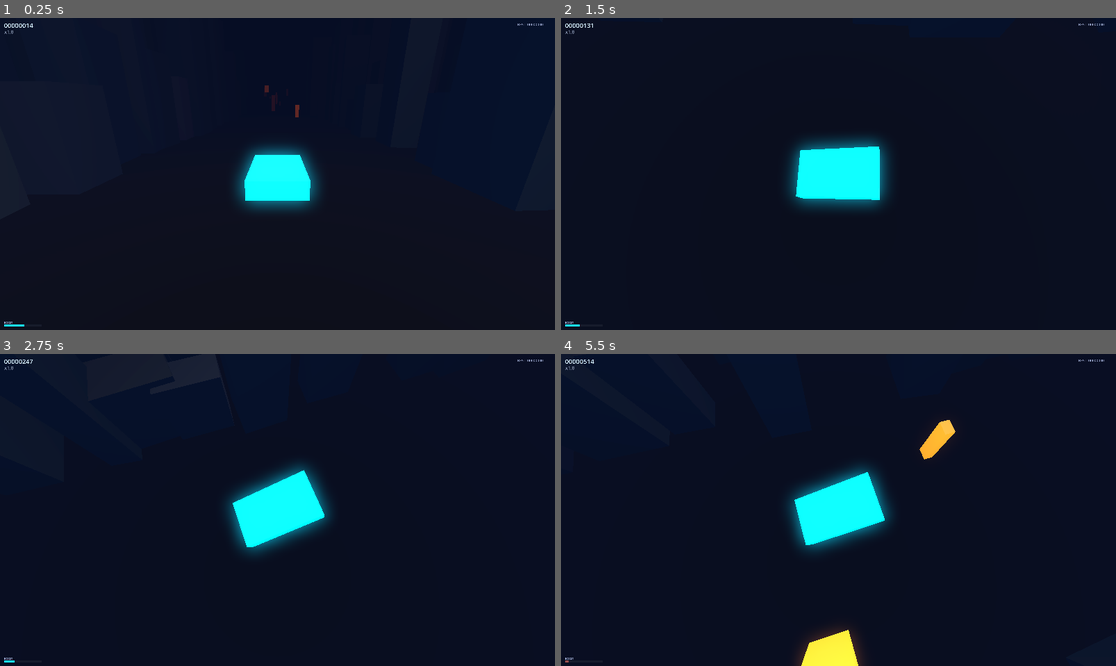
Above: before the commit, frames 1-4 (two rows, left to right).
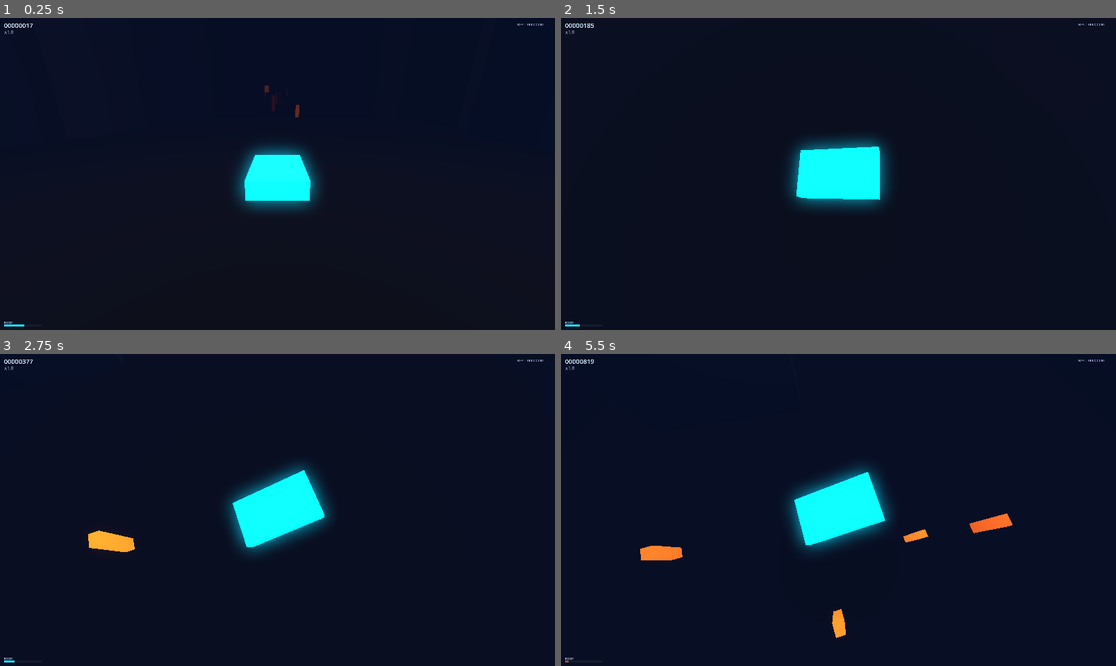
Above: after the commit, the same moments.

Repository: midas44/divepunk
Game: Godot game, scene res://scenes/main/Main.tscn
Same seed, same stepped clock (60 frames per second), same inputs: the game is played once before the commit and once after it.
Inputs (mouse positions are in pixels of both pictures, inside the frame that each line leads up to):
- Up to frame 1 (0.25 s): no input
- Up to frame 2 (1.5 s): move the mouse to (866, 174) at 0.52 s; hold Shift (boost) 0.53-1.28 s; hold W (steer_up) from 0.53 s (still down); tap Space at 0.77 s; move the mouse to (810, 174) at 1.27 s; tap Shift (boost) at 1.35 s
- Up to frame 3 (2.75 s): keep holding W (steer_up); tap Space at 1.52 s; move the mouse to (288, 503) at 2.02 s; hold Shift (boost) from 2.03 s (still down)
- Up to frame 4 (5.5 s): keep holding W (steer_up); move the mouse to (832, 516) at 2.77 s; release Shift (boost) at 2.78 s; tap Shift (boost) at 2.85, 4.35 s; tap Space at 3.02, 3.77, 4.52 s; move the mouse to (877, 513) at 3.52 s; hold Shift (boost) 3.53-4.28 s; move the mouse to (794, 506) at 4.27 s; move the mouse to (844, 510) at 5.02 s; hold Shift (boost) from 5.03 s (still down)

The runs differ from the first frame. In frame 1, less than 0.1% of the frame differs, in the area x 5-56%, y 1-49%; in frame 2, less than 0.1%; in frame 3, 0.4%; in frame 4, 2.3%, in the area x 4-82%, y 1-100%.

Commit message:
feat: debanding, deeper view, configurable corridor + richer speed model
Four playtest fixes:

1) Gradient banding: enable rendering debanding (anti_aliasing/quality/use_debanding) — dithers the dark fog/shading gradients so the shade-step borders disappear.

2) Tiny visible area / hard pop-out: draw distance chunks_ahead 6->14 (pool 16 chunks = 3200m) and fog_density 0.01->0.001, so the city is visible far out AND the streaming edge is veiled by fog instead of popping. Still one draw call per chunk.

3) Corridor too small + ceiling below the rooftops: new settings.cfg [corridor] half_width/ceiling/floor flow to BOTH the ship bounds (bound_x/bound_y_min/bound_y_max) and the building setback (ChunkManager.corridor_half_width -> CityChunk). Defaults 120 / 1700 / 4 suit scale 10: the tallest tower is ~1612m (130 * 1.24 outer-column * 10), so 1700 sits just above the roofs. Absolute metres — rule of thumb ceiling ~= 170*scale.

4) Speed variation too small + sharp boost drop: new settings.cfg [ship] base_speed/max_speed/boost_multiplier (70/220/2.4 — boosted top 528 vs old 288) and split boost easing into boost_in_rate (fast kick) vs boost_out_rate (slow ~0.43s half-life) via framerate-independent exp smoothing, so releasing boost bleeds speed off gradually instead of dropping it. game.gd._apply_ship_config pushes these before the ship enters the tree.

Verified headless: compiles, 240-frame run clean, zero error markers; a unit test confirms the new defaults, that the corridor bounds clamp to 120/1700/4 (checked arithmetically — global_position is unreliable in a headless SceneTree), and that boost-off decays gradually (half-life 0.433s).

Co-Authored-By: Claude Opus 4.8 (1M context) <noreply@anthropic.com>

Diff:
--- a/project.godot
+++ b/project.godot
@@ -37,3 +37,4 @@
 
 renderer/rendering_method="forward_plus"
 renderer/rendering_method.mobile="forward_plus"
+anti_aliasing/quality/use_debanding=true
--- a/scripts/chunk_manager.gd
+++ b/scripts/chunk_manager.gd
@@ -16,7 +16,7 @@
 
 @export_group("Streaming")
 @export var chunk_length: float = 200.0      ## metres per chunk (pushed down to each CityChunk)
-@export var chunks_ahead: int = 6            ## how many chunks to keep generated ahead of the ship
+@export var chunks_ahead: int = 14           ## chunks kept generated ahead of the ship (× chunk_length = draw distance)
 @export var chunks_behind: int = 1           ## how many to keep behind (so the player isn't on the edge)
 @export var builds_per_frame: int = 1        ## amortisation cap: max chunk (re)builds per frame
 
@@ -28,6 +28,9 @@
 
 @export_group("Scale")
 @export var world_scale: float = 2.0         ## enlarges the city (buildings) around the constant-size car; pushed to each chunk. 1.0 = original
+
+@export_group("Corridor")
+@export var corridor_half_width: float = 120.0  ## clear flyable half-width; pushed to each chunk so buildings set back to match the ship's bound_x
 
 @export_group("Debug")
 @export var log_streaming: bool = false      ## print spawn/recycle events to the console
@@ -70,6 +73,7 @@
 		var c := CityChunkScene.instantiate() as CityChunk
 		c.chunk_length = chunk_length
 		c.world_scale = world_scale
+		c.corridor_half_width = corridor_half_width
 		add_child(c)
 		_pool.append(c)
 
--- a/scripts/city_chunk.gd
+++ b/scripts/city_chunk.gd
@@ -23,7 +23,7 @@
 @export var chunk_length: float = 200.0          ## metres along -Z (ChunkManager keeps this in sync)
 
 @export_group("Corridor")
-@export var corridor_half_width: float = 70.0    ## clear flyable half-width (ship bound_x is 60)
+@export var corridor_half_width: float = 120.0   ## clear flyable half-width (set by ChunkManager from settings.cfg [corridor] half_width)
 
 @export_group("Buildings")
 @export var columns_per_side: int = 3            ## building rows stacked outward from the corridor
--- a/scripts/game.gd
+++ b/scripts/game.gd
@@ -67,6 +67,7 @@
 		_ship = CharacterBody3D.new()
 		_ship.name = "Ship"
 		_ship.set_script(ShipScript)   # set script BEFORE add_child so _ready() runs with it
+		_apply_ship_config(_ship)      # apply config exports BEFORE add_child so _ready() initialises with them
 		add_child(_ship)
 		_ship.global_position = Vector3(0.0, 30.0, 0.0)
 
@@ -95,6 +96,7 @@
 	_mgr.world_seed = int(_cfg_value("game", "seed", 0))
 	_mgr.log_streaming = bool(_cfg_value("debug", "log_streaming", false))
 	_mgr.world_scale = float(_cfg_value("game", "scale", 2.0))
+	_mgr.corridor_half_width = float(_cfg_value("corridor", "half_width", _mgr.corridor_half_width))
 	add_child(_mgr)
 	_mgr.set_target(_ship)
 
@@ -147,6 +149,21 @@
 	if cfg != null and cfg.has_method(&"get_value"):
 		return cfg.get_value(section, key, default)
 	return default
+
+
+## Pushes the config-driven ship tunables onto the ship before it enters the tree, so _ready()
+## initialises with them. The speed model lives in settings.cfg [ship]; the flyable corridor's
+## horizontal half-width and vertical floor/ceiling live in [corridor]. Each falls back to the
+## ship's own @export default when the key is absent.
+func _apply_ship_config(ship: CharacterBody3D) -> void:
+	ship.base_speed = float(_cfg_value("ship", "base_speed", ship.base_speed))
+	ship.max_speed = float(_cfg_value("ship", "max_speed", ship.max_speed))
+	ship.boost_multiplier = float(_cfg_value("ship", "boost_multiplier", ship.boost_multiplier))
+	ship.boost_in_rate = float(_cfg_value("ship", "boost_in_rate", ship.boost_in_rate))
+	ship.boost_out_rate = float(_cfg_value("ship", "boost_out_rate", ship.boost_out_rate))
+	ship.bound_x = float(_cfg_value("corridor", "half_width", ship.bound_x))
+	ship.bound_y_min = float(_cfg_value("corridor", "floor", ship.bound_y_min))
+	ship.bound_y_max = float(_cfg_value("corridor", "ceiling", ship.bound_y_max))
 
 
 func _ensure_environment() -> void:
--- a/scripts/ship.gd
+++ b/scripts/ship.gd
@@ -14,11 +14,12 @@
 ## ship around. The near-miss query (a slightly larger box, spec §7.5) lands in M3b.
 
 @export_group("Speed")
-@export var base_speed: float = 60.0        ## forward speed at the start of a run (m/s)
-@export var max_speed: float = 160.0        ## ceiling the run-ramp climbs toward (m/s)
+@export var base_speed: float = 70.0        ## forward speed at the start of a run (m/s)
+@export var max_speed: float = 220.0        ## ceiling the run-ramp climbs toward (m/s)
 @export var ramp_per_second: float = 1.5    ## how fast the speed floor grows over a run
-@export var boost_multiplier: float = 1.8   ## speed multiplier while boosting
-@export var boost_blend_rate: float = 6.0   ## how quickly boost eases in / out
+@export var boost_multiplier: float = 2.4   ## speed multiplier while boosting (bigger = more speed variation)
+@export var boost_in_rate: float = 7.0      ## how quickly boost eases IN when held (higher = snappier kick)
+@export var boost_out_rate: float = 1.6     ## how quickly boost eases OUT when released (lower = more gradual bleed-off, not a sharp drop)
 
 @export_group("Steering")
 @export var lateral_speed: float = 45.0     ## max sideways speed (m/s)
@@ -29,9 +30,9 @@
 @export var visual_lerp: float = 10.0       ## how fast the model banks / pitches
 
 @export_group("Corridor (half-extents from centre)")
-@export var bound_x: float = 60.0
-@export var bound_y_min: float = 4.0
-@export var bound_y_max: float = 90.0
+@export var bound_x: float = 120.0          ## horizontal half-width; set from settings.cfg [corridor] half_width
+@export var bound_y_min: float = 4.0        ## floor; settings.cfg [corridor] floor
+@export var bound_y_max: float = 1700.0     ## ceiling; settings.cfg [corridor] ceiling (set slightly above the rooftops)
 
 @export_group("Collision")
 @export var crash_size: Vector3 = Vector3(3.0, 1.0, 5.0)    ## crash hitbox (matches the ship body)
@@ -90,7 +91,11 @@
 		_boost_meter = maxf(0.0, _boost_meter - boost_drain * delta)
 	else:
 		_boost_meter = minf(boost_capacity, _boost_meter + boost_regen * delta)
-	_boost_blend = move_toward(_boost_blend, 1.0 if boosting else 0.0, boost_blend_rate * delta)
+	# Ease the boost blend with framerate-independent smoothing. The OUT rate is slower than the
+	# IN rate, so releasing boost bleeds the speed off gradually instead of dropping it sharply.
+	var blend_target: float = 1.0 if boosting else 0.0
+	var blend_rate: float = boost_in_rate if boosting else boost_out_rate
+	_boost_blend = lerpf(_boost_blend, blend_target, 1.0 - exp(-blend_rate * delta))
 	_forward_speed = _speed_floor * lerpf(1.0, boost_multiplier, _boost_blend)
 
 	# Smooth raw input toward target for a weighty-but-responsive feel (framerate independent).
--- a/settings/settings.cfg
+++ b/settings/settings.cfg
@@ -30,7 +30,37 @@
 ; World scale: enlarges the city (buildings) around the constant-size car.
 ;   1.0 = original size; 2.0 = double-size buildings (with matching spacing).
 ; The car, the flyable corridor, and flight feel are unchanged — only the city grows.
-scale=2.0
+scale=10.0
+
+[corridor]
+
+; The clear flyable tube the ship moves through (buildings sit just outside it).
+; All values are absolute metres. NOTE: building height scales with [game] scale, so if you
+; change scale, raise/lower `ceiling` to keep it just above the rooftops
+; (rough rule of thumb: ceiling ~= 170 * scale — that's a touch over the tallest tower).
+
+; Horizontal half-width (centre to each side wall).
+half_width=120.0
+
+; Vertical ceiling — set slightly ABOVE the city's tallest roofs so you can crest them.
+; (At scale 10 the tallest tower is ~1612 m, so 1700 leaves a little headroom.)
+ceiling=1700.0
+
+; Vertical floor (just above the ground plane).
+floor=4.0
+
+[ship]
+
+; Forward-speed model (m/s). A run starts at base_speed and ramps toward max_speed; boost
+; multiplies the current speed for a surge. A bigger base->boosted gap = more speed variation.
+base_speed=70.0
+max_speed=220.0
+boost_multiplier=2.4
+
+; Boost ease rates (per second; higher = snappier). The OUT rate is deliberately slower than
+; the IN rate, so releasing boost bleeds speed off gradually instead of dropping it sharply.
+boost_in_rate=7.0
+boost_out_rate=1.6
 
 [debug]
 
